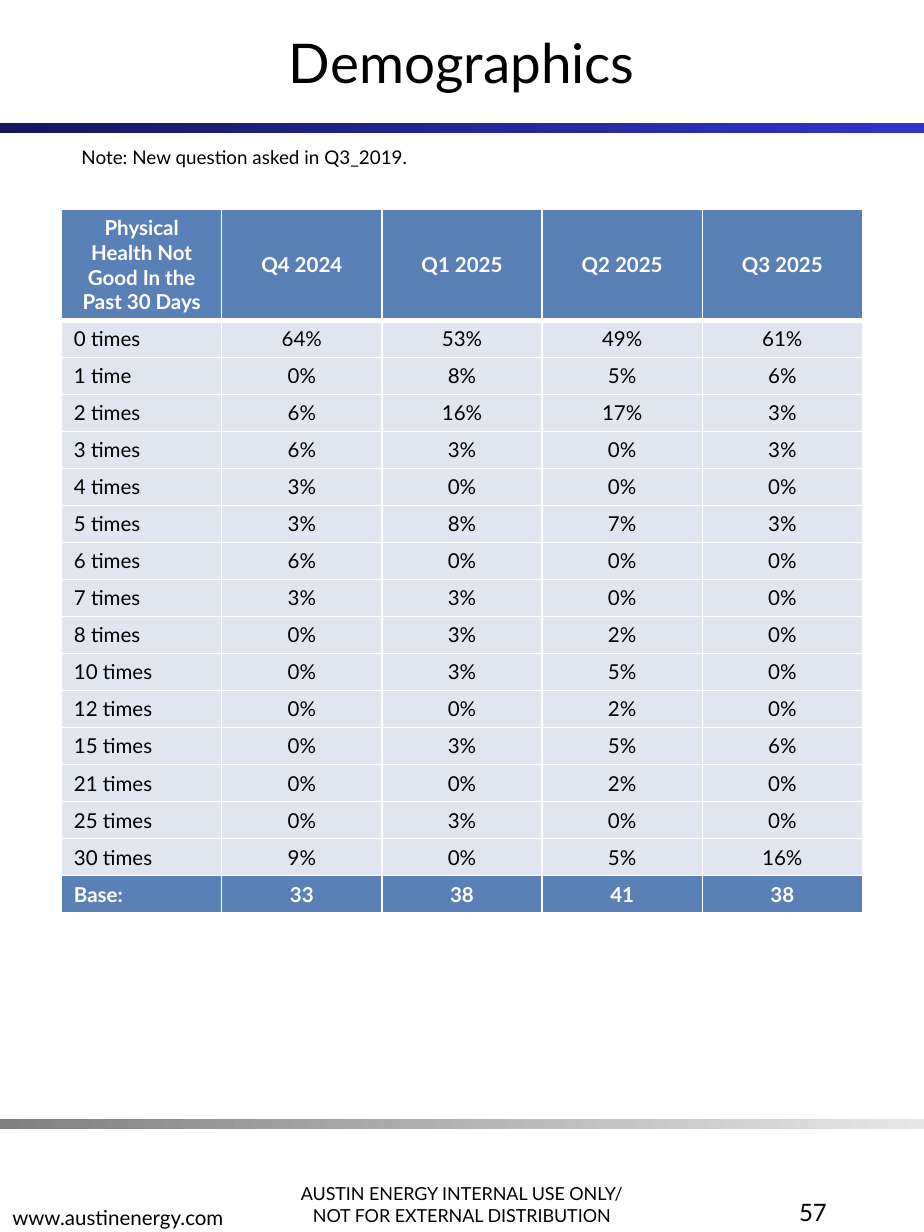
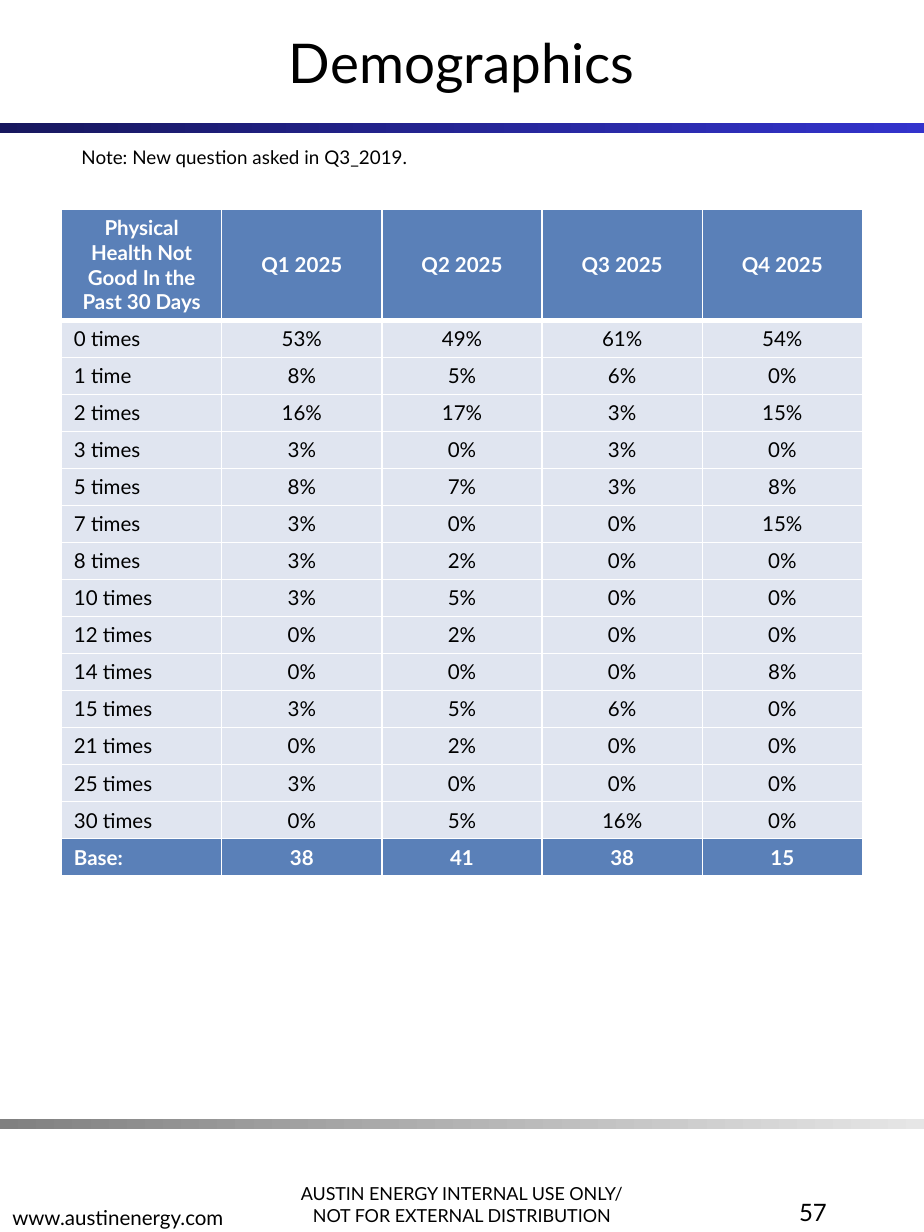
Before and after one commit to jellohead/AE_LIW_automation, a slide deck: slide 57 of src/ae_liw_automation/output/AE_LIW_updated.pptx. Drawn at 924x1232 pixels with LibreOffice and Linux fonts; fonts in the diff are those of the drawing; background and template pictures are left out. Boxes give left, top, right and bottom in pixels: in the first picture for what was removed or moved away, otherwise in the second. Text is boxed around its words. In the diff, an @@ line names an element or a change of style, - is before the commit and + after.

```diff
--- a/src/ae_liw_automation/output/AE_LIW_updated.pptx
+++ b/src/ae_liw_automation/output/AE_LIW_updated.pptx
@@ table at (62,209,862,869) @@
-row 1: Physical Health Not Good In the Past 30 Days | Q4 2024 | Q1 2025 | Q2 2025 | Q3 2025
-row 2: 0 times | 64% | 53% | 49% | 61%
-row 3: 1 time | 0% | 8% | 5% | 6%
-row 4: 2 times | 6% | 16% | 17% | 3%
-row 5: 3 times | 6% | 3% | 0% | 3%
-row 6: 4 times | 3% | 0% | 0% | 0%
-row 7: 5 times | 3% | 8% | 7% | 3%
-row 8: 6 times | 6% | 0% | 0% | 0%
-row 9: 7 times | 3% | 3% | 0% | 0%
-row 10: 8 times | 0% | 3% | 2% | 0%
-row 11: 10 times | 0% | 3% | 5% | 0%
-row 12: 12 times | 0% | 0% | 2% | 0%
-row 13: 15 times | 0% | 3% | 5% | 6%
-row 14: 21 times | 0% | 0% | 2% | 0%
-row 15: 25 times | 0% | 3% | 0% | 0%
-row 16: 30 times | 9% | 0% | 5% | 16%
-row 17: Base: | 33 | 38 | 41 | 38
+row 1: Physical Health Not Good In the Past 30 Days | Q1 2025 | Q2 2025 | Q3 2025 | Q4 2025
+row 2: 0 times | 53% | 49% | 61% | 54%
+row 3: 1 time | 8% | 5% | 6% | 0%
+row 4: 2 times | 16% | 17% | 3% | 15%
+row 5: 3 times | 3% | 0% | 3% | 0%
+row 6: 5 times | 8% | 7% | 3% | 8%
+row 7: 7 times | 3% | 0% | 0% | 15%
+row 8: 8 times | 3% | 2% | 0% | 0%
+row 9: 10 times | 3% | 5% | 0% | 0%
+row 10: 12 times | 0% | 2% | 0% | 0%
+row 11: 14 times | 0% | 0% | 0% | 8%
+row 12: 15 times | 3% | 5% | 6% | 0%
+row 13: 21 times | 0% | 2% | 0% | 0%
+row 14: 25 times | 3% | 0% | 0% | 0%
+row 15: 30 times | 0% | 5% | 16% | 0%
+row 16: Base: | 38 | 41 | 38 | 15
```
Also in this commit, not shown: 39 other slides changed, 16 other files.
